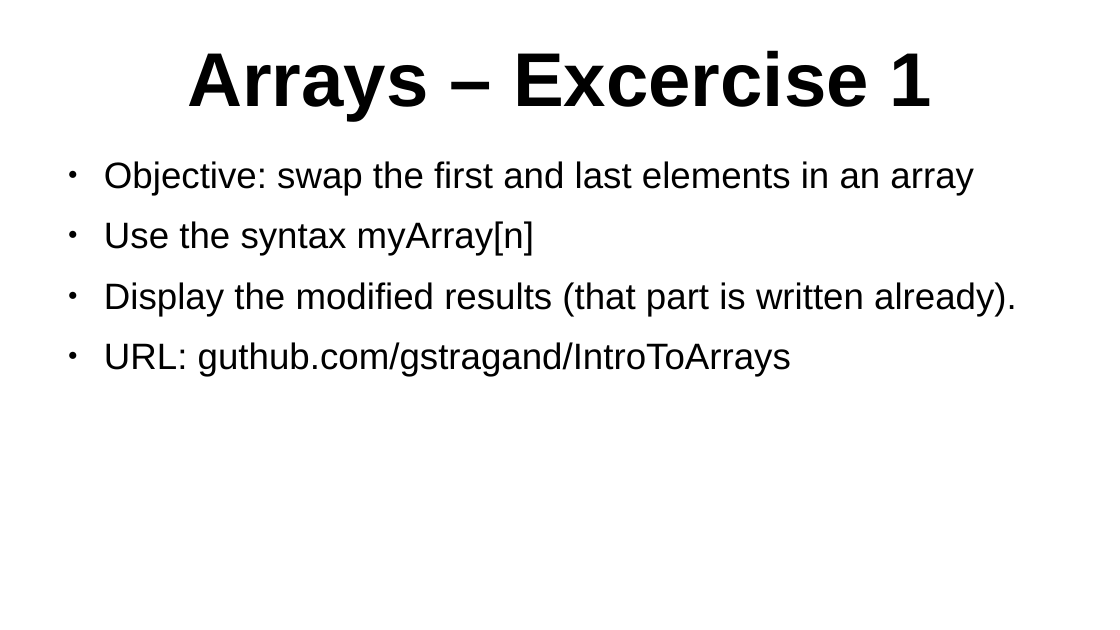
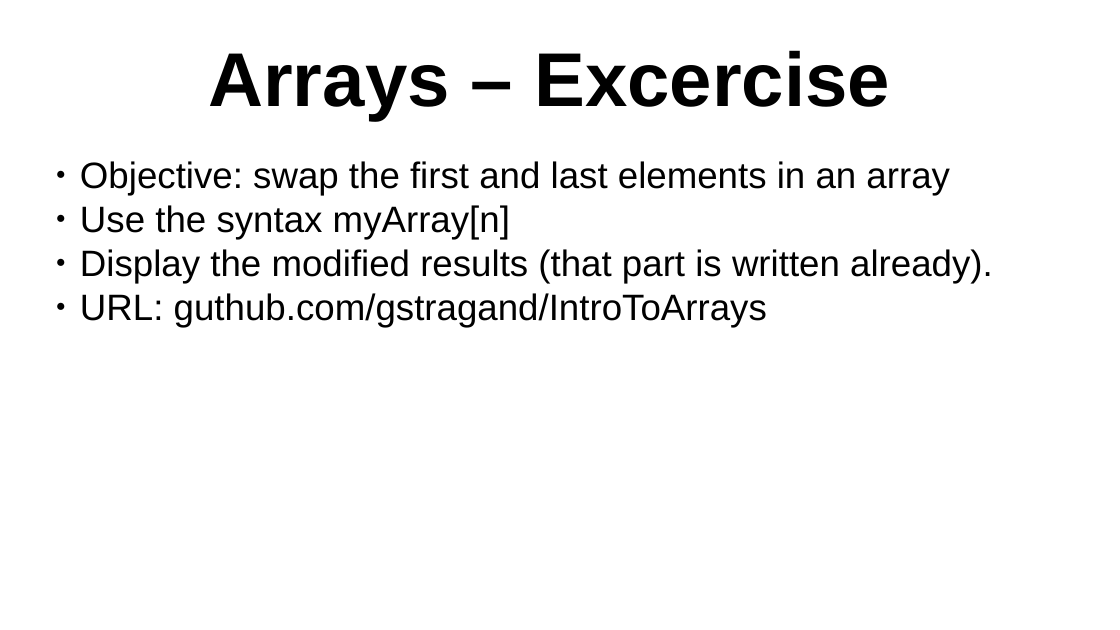
Before and after one commit to gstragand/IntroToArrays, a slide deck: slide 5 of Arrays.odp. Drawn at 1120x630 pixels with LibreOffice and Linux fonts; fonts in the diff are those of the drawing; background and template pictures are left out. Boxes give left, top, right and bottom in pixels: in the first picture for what was removed or moved away, otherwise in the second. Text is boxed around its words. In the diff, an @@ line names an element or a change of style, - is before the commit and + after.

```diff
--- a/Arrays.odp
+++ b/Arrays.odp
@@ text at [208,50,890,121]: text changed @@
-Arrays – Excercise 1
+Arrays – Excercise
@@ text "Objective: swap the first and ..." at [80,161,993,327]: indent changed; less space between paragraphs @@
```
Also in this commit, not shown: 3 other slides changed, 4 slides added.
